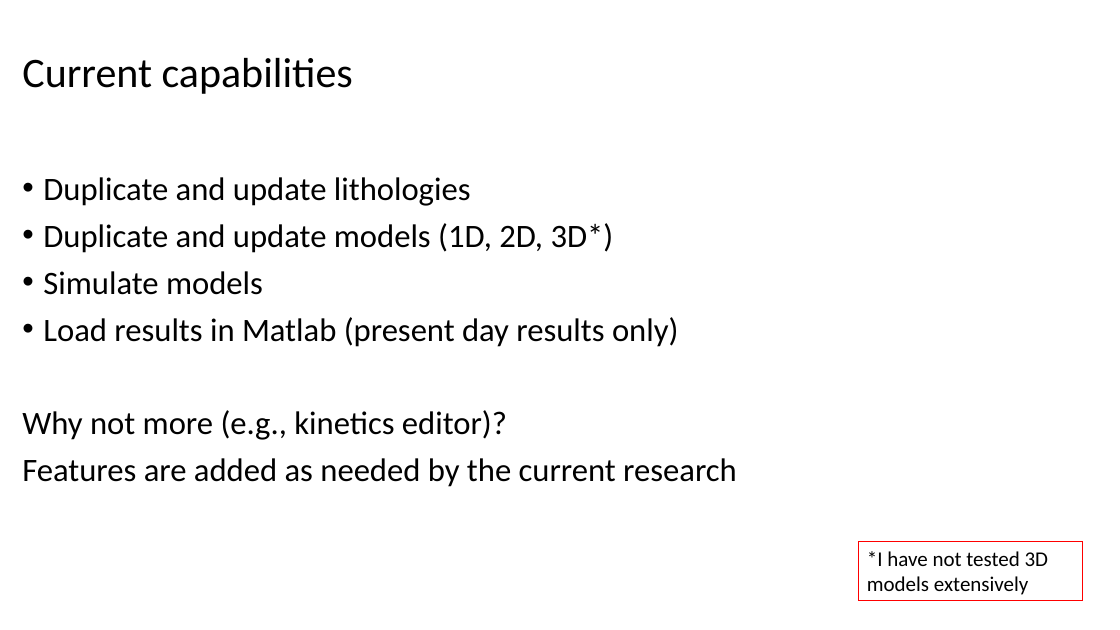
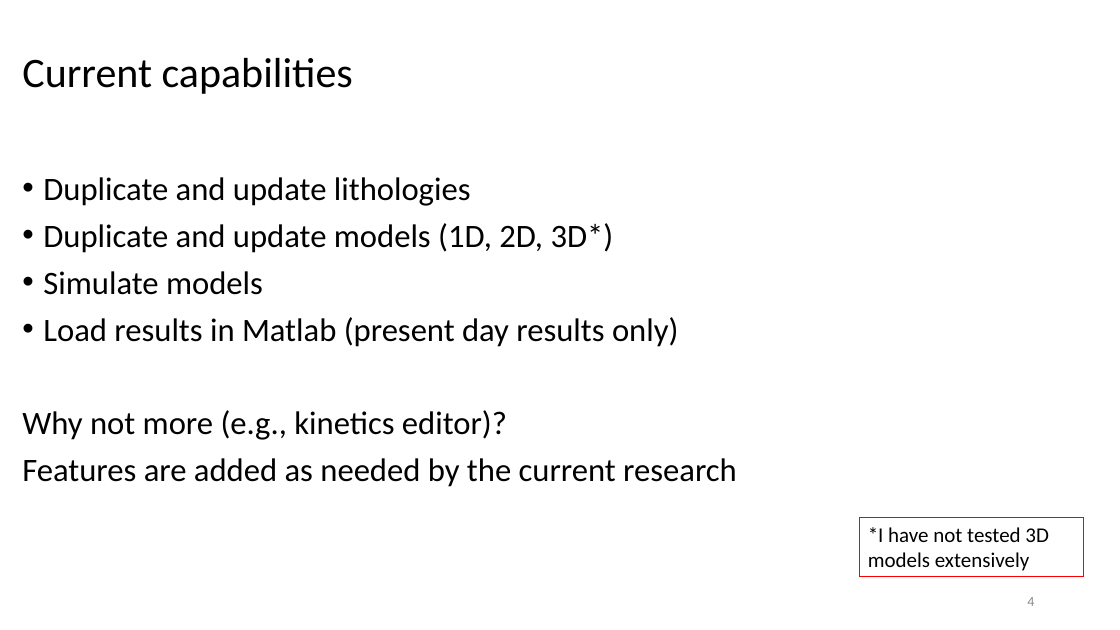
Before and after one commit to MosGeo/BPSMAutoToolbox, a slide deck: slide 4 of Workshop/19.01.23 PM Toolbox Workshop.pptx. Drawn at 1120x630 pixels with LibreOffice and Linux fonts; fonts in the diff are those of the drawing; background and template pictures are left out. Boxes give left, top, right and bottom in pixels: in the first picture for what was removed or moved away, otherwise in the second. Text is boxed around its words. In the diff, an @@ line names an element or a change of style, - is before the commit and + after.

```diff
--- a/Workshop/19.01.23 PM Toolbox Workshop.pptx
+++ b/Workshop/19.01.23 PM Toolbox Workshop.pptx
@@ rectangle "*I have not tested 3D ...": place and size @@
-rectangle "*I have not tested 3D ..." at <box>859,542,1083,602</box>
+rectangle "*I have not tested 3D ..." at <box>860,518,1084,577</box>
@@ page number added at <box>1027,597,1034,606</box>, 12 pt, text #8C8C8C @@
+4
```
Also in this commit, not shown: 13 other slides changed, 2 other files.
